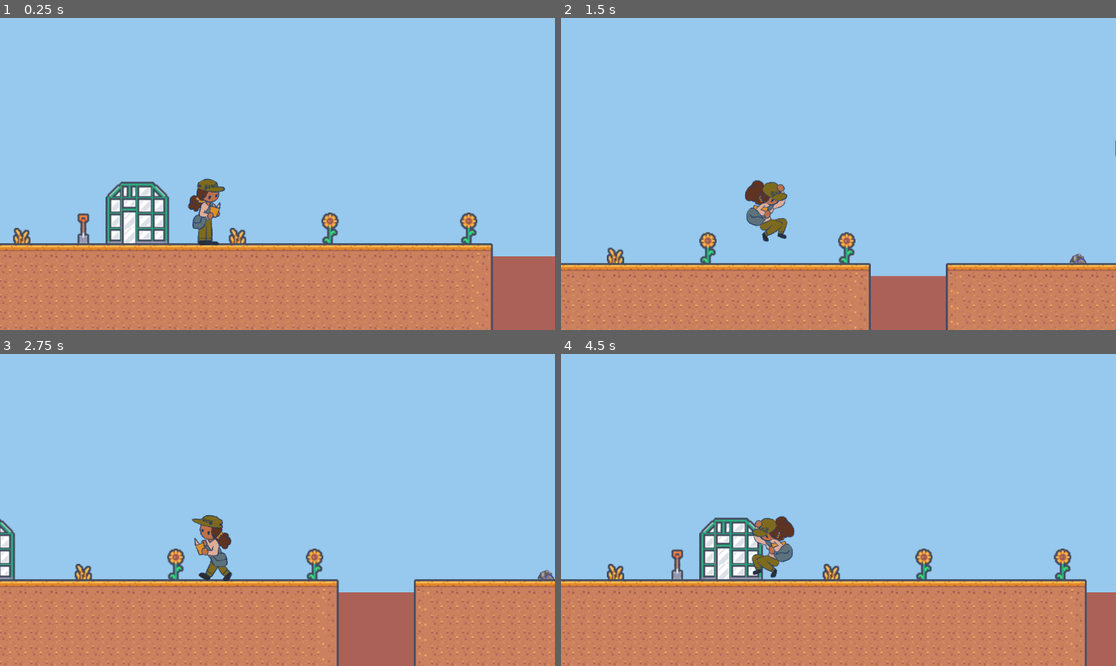
Above: before the commit, frames 1-4 (two rows, left to right).
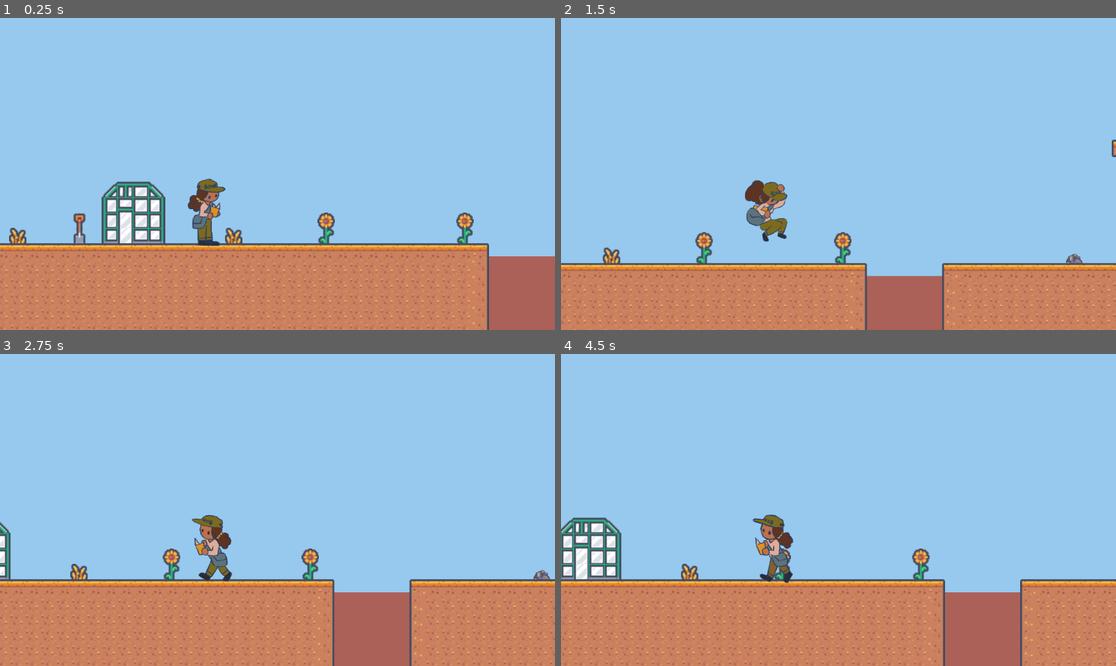
Above: after the commit, the same moments.

Repository: MarkMcG88/GameJam
Game: Godot game, scene res://scenes/game.tscn
Same seed, same stepped clock (60 frames per second), same inputs: the game is played once before the commit and once after it. Sound files missing from this copy of the repository are replaced by a short silence.
Inputs:
- Up to frame 1 (0.25 s): no input
- Up to frame 2 (1.5 s): hold D (move_right) from 0.53 s (still down); tap Space (jump) at 0.77 s
- Up to frame 3 (2.75 s): tap Space (jump) at 1.52 s; release D (move_right) at 2.03 s; hold A (move_left) from 2.03 s (still down)
- Up to frame 4 (4.5 s): release A (move_left) at 2.78 s; hold D (move_right) 2.78-4.28 s; tap Space (jump) at 3.02, 3.77 s; hold A (move_left) from 4.28 s (still down)

The runs differ from the first frame. In frame 1, 4.9% of the frame differs, in the area x 0-89%, y 51-100%; in frame 2, 2.6%; in frame 3, 3.5%; in frame 4, 13%, in the area x 0-100%, y 51-100%.

Commit message:
Fixed checkpoints

Diff:
--- a/gamejam/scenes/game.tscn
+++ b/gamejam/scenes/game.tscn
@@ -541,7 +541,7 @@
 [node name="Ground" type="TileMapLayer" parent="."]
 position = Vector2(-21, -5)
 scale = Vector2(2, 2)
-tile_map_data = PackedByteArray("AADu/wQAAAABAAEAAADu/wUAAAA …(15787 unchanged characters)… EAAAADAAIAAAARABIAAAACAAIAAAASABIAAAACAAIAAAATABIAAAACAAIAAAAUABIAAAACAAIAAAAVABIAAAACAAIAAAAWABIAAAACAAIAAAAXABEAAAABAAIAAAAXABIAAAACAAIAAAAYABA …(16767 unchanged characters)…
+tile_map_data = PackedByteArray("AADu/wQAAAABAAEAAADu/wUAAAA …(15787 unchanged characters)… EAAAADAAIAAAARABIAAAACAAIAAAASABIAAAACAAEAAAATABIAAAACAAEAAAAUABIAAAACAAEAAAAVABIAAAACAAEAAAAWABIAAAACAAEAAAAXABEAAAABAAIAAAAXABIAAAACAAIAAAAYABA …(16767 unchanged characters)…
 tile_set = SubResource("TileSet_lnu2h")
 
 [node name="Background" type="TileMapLayer" parent="."]
@@ -566,7 +566,7 @@
 
 [node name="Player" parent="." instance=ExtResource("1_uwrxv")]
 z_index = 99
-position = Vector2(-39, 20)
+position = Vector2(-31, 24)
 
 [node name="Camera2D" type="Camera2D" parent="Player"]
 position = Vector2(149, -49)
@@ -584,6 +584,10 @@
 max_distance = 4096.0
 script = ExtResource("9_kvpfn")
 
+[node name="BonesCollected" parent="Player/Camera2D" instance=ExtResource("11_rysoc")]
+z_index = 20
+position = Vector2(300, -150)
+
 [node name="Playerspawn" type="Node2D" parent="."]
 position = Vector2(-337, 87)
 scale = Vector2(18.5715, 4.76791)
@@ -592,7 +596,7 @@
 position = Vector2(1818, 810)
 
 [node name="Deathzone - 1" parent="." instance=ExtResource("12_kvuet")]
-position = Vector2(641, 483)
+position = Vector2(647, 417)
 
 [node name="Checkpoint - 1" parent="." instance=ExtResource("6_p57ef")]
 position = Vector2(289, 91)
@@ -630,10 +634,6 @@
 [node name="Sprite2D" parent="Tail - Bone" index="0"]
 texture = ExtResource("21_e1j6l")
 
-[node name="BonesCollected" parent="." instance=ExtResource("11_rysoc")]
-z_index = 10
-position = Vector2(1926, 346)
-
 [connection signal="finished" from="Player/Camera2D/GameMusic" to="Player/Camera2D/GameMusic" method="_on_finished"]
 [connection signal="body_entered" from="dz" to="dz" method="_on_body_entered"]
 
--- a/gamejam/scripts/bone.gd
+++ b/gamejam/scripts/bone.gd
@@ -6,8 +6,8 @@
 func _on_body_entered(body: Node2D) -> void:
 	print("body pos - %s" % body.position)
 	print("coli pos - %s" % $CollisionShape2D.position)
-	var bone_name = get_meta("name")  # This should retrieve the string set in the Inspector
-	var bone_sprite = get_meta("texture")  # This should retrieve the texture set in the Inspector
+	var bone_name = get_meta("name")
+	var bone_sprite = get_meta("texture")
 	print("bone collected - " + bone_name)
 	$AudioStreamPlayer2D.play()
 	$AudioStreamPlayer2D.connect("finished", Callable(self, "queue_free"))
@@ -17,29 +17,3 @@
 		$Sprite2D.queue_free()
 	if $CollisionShape2D != null:
 		$CollisionShape2D.queue_free()
-	#
-#func testprint():
-	#var bone_name = get_meta("name")  # This should retrieve the string set in the Inspector
-	#var bone_sprite = get_meta("texture")  # This should retrieve the texture set in the Inspector
-	#
-	#if bone_name:
-		#print("Bone name: ", bone_name)
-	#else:
-		#print("Bone name is null")
-	#
-	#if bone_sprite:
-		#print("Bone texture: ", bone_sprite)
-	#else:
-		#print("Bone texture is null")
-
-#
-#func _on_area_entered(area: Area2D) -> void:
-	#var bone_name = get_meta("name")  # This should retrieve the string set in the Inspector
-	#var bone_sprite = get_meta("texture")  # This should retrieve the texture set in the Inspector
-	#print("bone collected - " + bone_name)
-	#$AudioStreamPlayer2D.play()
-	#$AudioStreamPlayer2D.connect("finished", Callable(self, "queue_free"))
-	#if area.is_in_group("player"):
-		#area.collect_bone(bone_name, bone_sprite)
-	#if $Sprite2D != null:
-		#$Sprite2D.queue_free()
--- a/gamejam/scripts/bones_collected.gd
+++ b/gamejam/scripts/bones_collected.gd
@@ -2,23 +2,25 @@
 
 func _process(delta):
 	var viewport_size = get_viewport_rect().size
-	position = Vector2(viewport_size.x - 120, 20)  # Adjust as needed
+	position = Vector2(viewport_size.x - 120, 20)
 
 func update_bones_list(bones: Array):
-	# Clear existing UI
+
 	for child in get_children():
 		child.queue_free()
 
-	var x_offset = 0  # Start position for first bone
+	var x_offset = 0
 
 	print("update bones")
 
-	# Display each collected bone
+
 	for bone in bones:
 		var sprite = TextureRect.new()
 		sprite.texture = bone.sprite
-		sprite.custom_minimum_size = Vector2(16, 16)  # Adjust size as needed
+		sprite.custom_minimum_size = Vector2(16, 16)
 		sprite.scale = Vector2(0.25, 0.25)
-		sprite.position = Vector2(x_offset, 0)  # Move sprite to the right
-		x_offset += 40  # Increase x_offset for the next sprite (spacing between them)
+		sprite.position = Vector2(x_offset, 0)
+		x_offset += 40
 		add_child(sprite)
+
+		print(get_children())
--- a/gamejam/scripts/checkpoint.gd
+++ b/gamejam/scripts/checkpoint.gd
@@ -1,18 +1,12 @@
-extends Node2D
+extends Area2D
 
-func update_bones_list(bones: Array):
-	# Remove all existing sprites (to avoid duplicates)
-	for child in get_children():
-		child.queue_free()
+var checkpoint_manager
+var player
 
-	# Position variables
-	var start_x = 50  # X position start
-	var start_y = 50  # Y position start
-	var spacing = 70  # Space between bones
+func _ready() -> void:
+	checkpoint_manager = get_parent().get_node("CheckpointManager")
+	player = get_parent().get_node ("Player")
 
-	# Add each collected bone as a Sprite2D
-	for i in range(len(bones)):
-		var sprite = Sprite2D.new()
-		sprite.texture = bones[i].sprite
-		sprite.position = Vector2(start_x + (i * spacing), start_y)  # Arrange horizontally
-		add_child(sprite)
+func _on_body_entered(body: Node2D) -> void:
+	if body.is_in_group ("player"):
+		checkpoint_manager.last_location = $RespawnPoint.global_position
--- a/gamejam/scripts/game.gd
+++ b/gamejam/scripts/game.gd
@@ -1,7 +1,8 @@
 extends Node2D
 
-@onready var player = get_node("Player")  # Path to Player node
-@onready var bones_collected = get_node("BonesCollected")  # Get BonesCollected node from Camera2D
+@onready var player = get_node("Player")
+@onready var camera = player.get_node("Camera2D")
+@onready var bones_collected = camera.get_node("BonesCollected")
 
 func _ready():
 	player.bones_updated.connect(bones_collected.update_bones_list)
Not shown: 1 places in gamejam/scenes/bones_collected.tscn that only renumber resources
Empty file added: gamejam/scripts/canvas_layer.gd
Not shown, removed: gamejam/scripts/canvas_layer.gd.uid
